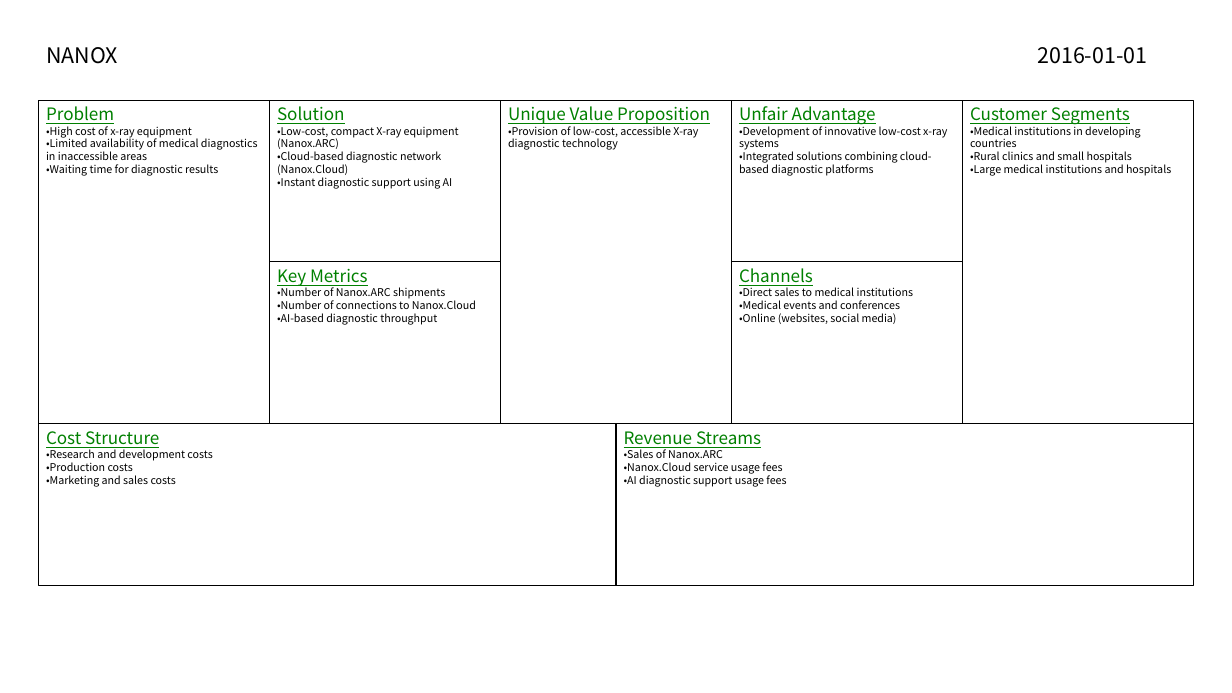
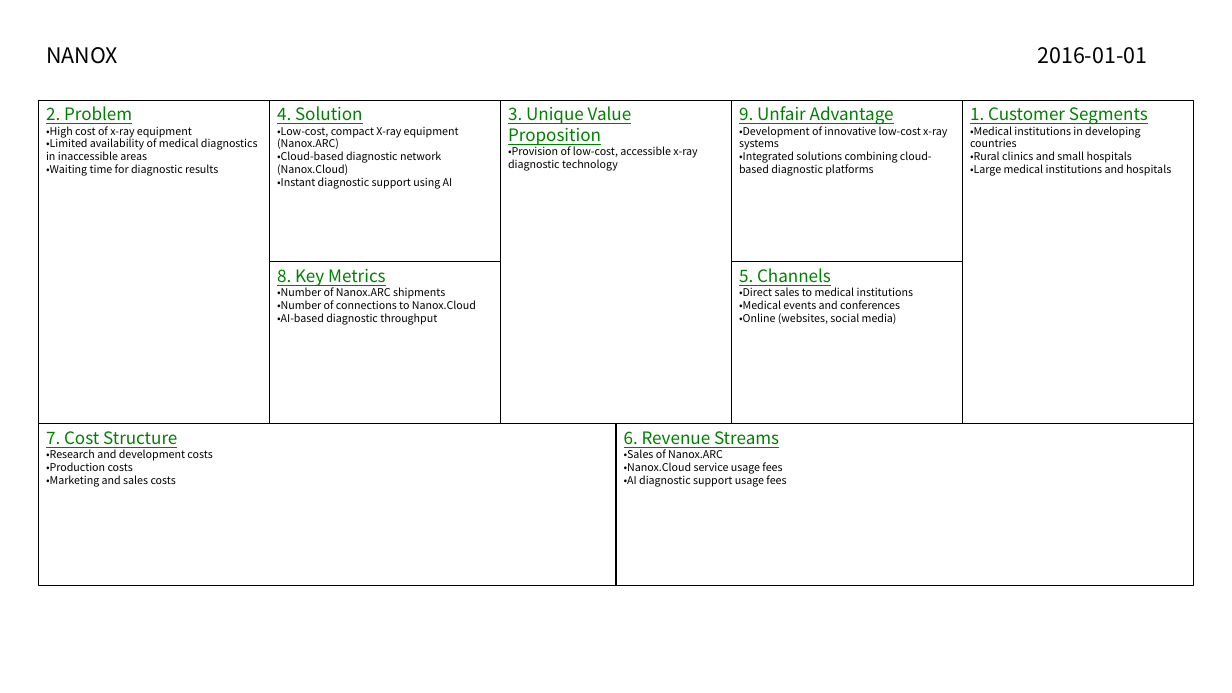
Before and after one commit to t0m0h1r0/LeanCanvas, a slide deck: slide 10 of sample_en.pptx. Drawn at 1232x693 pixels with LibreOffice and Linux fonts; fonts in the diff are those of the drawing. Boxes give left, top, right and bottom in pixels: in the first picture for what was removed or moved away, otherwise in the second. Text is boxed around its words. In the diff, an @@ line names an element or a change of style, - is before the commit and + after.

```diff
--- a/sample_en.pptx
+++ b/sample_en.pptx
@@ text in rectangle at [46,106,132,124]: text changed @@
-Problem
+2. Problem
@@ text in rectangle at [277,106,363,124]: text changed @@
-Solution
+4. Solution
@@ text in rectangle at [508,106,697,171]: text changed @@
-Unique Value Proposition
-•Provision of low-cost, accessible X-ray diagnostic technology
+3. Unique Value Proposition
+•Provision of low-cost, accessible x-ray diagnostic technology
@@ text in rectangle at [739,106,894,125]: text changed @@
-Unfair Advantage
+9. Unfair Advantage
@@ text in rectangle at [970,107,1148,125]: text changed @@
-Customer Segments
+1. Customer Segments
@@ text in rectangle at [277,269,386,288]: text changed @@
-Key Metrics
+8. Key Metrics
@@ text in rectangle at [739,268,831,288]: text changed @@
-Channels
+5. Channels
@@ text in rectangle at [46,431,177,450]: text changed @@
-Cost Structure
+7. Cost Structure
@@ text in rectangle at [624,431,779,450]: text changed @@
-Revenue Streams
+6. Revenue Streams
```
Also in this commit, not shown: 15 other slides changed, 3 other files.
